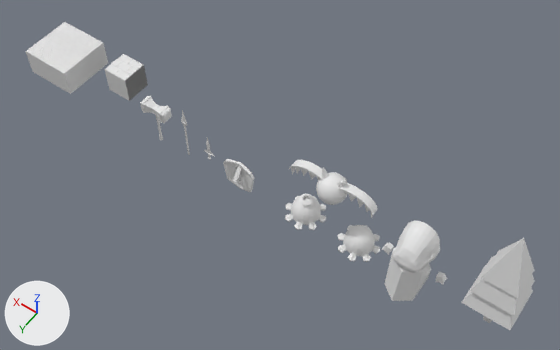
The Blender file FinalExamModels.blend, before and after one commit.
Before and after are seen from a camera (50 mm lens) standing at (-10.1, 25.4, 42.6) and looking at (7.9, 0.3, 3.1). The lights are fixed; the arrows at lower left show +X, +Y and +Z.

The first picture shows 'Bat', 'Cube.001', 'Cube.002', 'Cube.003', 'Cube.004', 'Cube.006', 'Hands.005', 'Hands.009', 'Shield', 'Slime', 'Slime_shoot', 'Tree'.
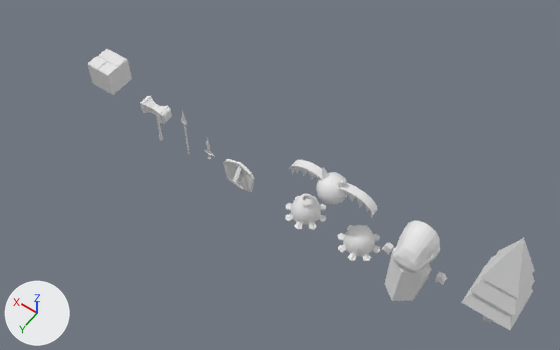
Changed parts and their boxes (x1, y1, x2, y2) in the pictures (560 x 350 px):
'Cube.002', reshaped, moved
    before: (46, 22, 83, 47)
    after: (88, 49, 132, 95)
'Cube.004', deleted
    before: (45, 47, 90, 94)
'Cube.001', deleted
    before: (105, 54, 148, 101)
'Cube.003', deleted
    before: (65, 32, 108, 78)
'Cube.006', deleted
    before: (26, 36, 64, 82)

Diff of the bpy script that builds the scene:
```diff
--- a/FinalExamModels.blend.py
+++ b/FinalExamModels.blend.py
@@ me_cube_017 @@
 # used by ob_cube_002; location = (28.72, -1.2, 2.14)
-me_cube_017.from_pydata(...)  # 1142 vertices, 1204 faces, 7 loose edges; spans x -2.12..1.88, y -1.0..1.0, z -1.0..1.1
+me_cube_017.from_pydata(...)  # 70 vertices, 59 faces; spans x 1.0..3.0, y -1.0..1.0, z -0.9..1.1
+# me_cube_017 part 1: 1132 vertices removed from x -2.12..1.88, y -1.0..1.0, z -1.0..1.1; 67 vertices added at x 1.0..3.0, y -1.0..1.0, z -0.9..1.1
@@ ob_cube_001 @@
-ob_cube_001 = bpy.data.objects.new('Cube.001', me_cube_012)
-ob_cube_001.location = (22.72, -1.2, 2.14)
@@ ob_cube_002 @@
 ob_cube_002 = bpy.data.objects.new('Cube.002', me_cube_017)
-ob_cube_002.location = (28.72, -1.2, 2.14)
+ob_cube_002.location = (21.15, -0.2, 3.22)
@@ ob_cube_003 @@
-ob_cube_003 = bpy.data.objects.new('Cube.003', me_cube_019)
-ob_cube_003.location = (26.72, -1.2, 2.14)
@@ ob_cube_004 @@
-ob_cube_004 = bpy.data.objects.new('Cube.004', me_cube_020)
-ob_cube_004.location = (26.72, 0.8, 2.14)
@@ ob_cube_006 @@
-ob_cube_006 = bpy.data.objects.new('Cube.006', me_cube_021)
-ob_cube_006.location = (28.72, 0.8, 2.14)
```
